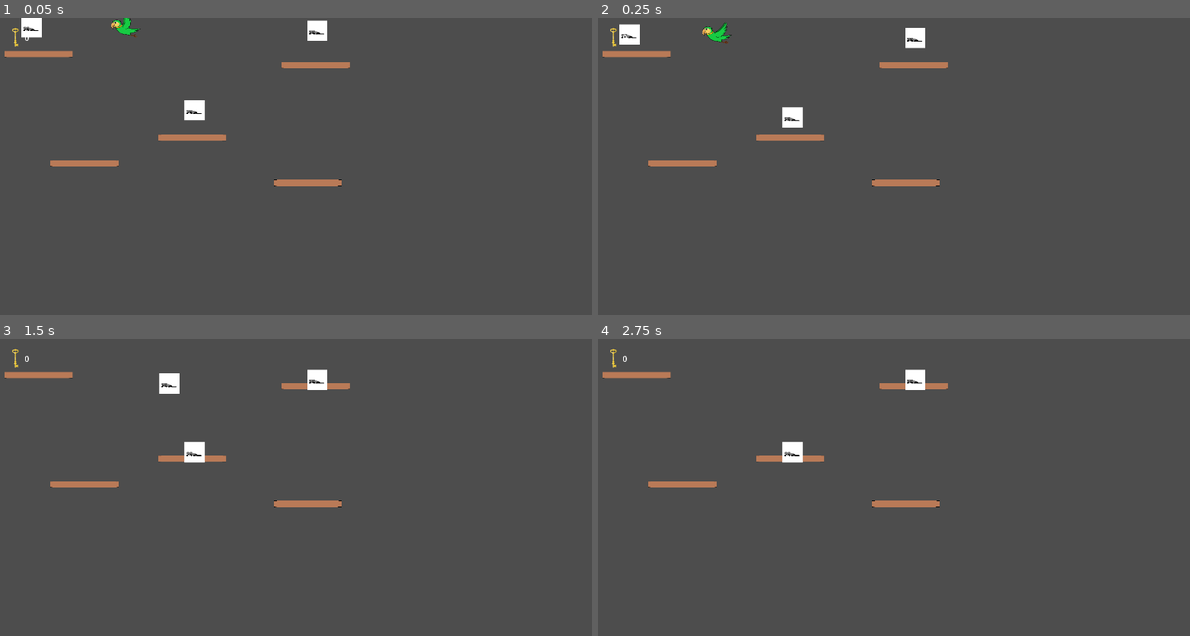
Above: before the commit, frames 1-4 (two rows, left to right).
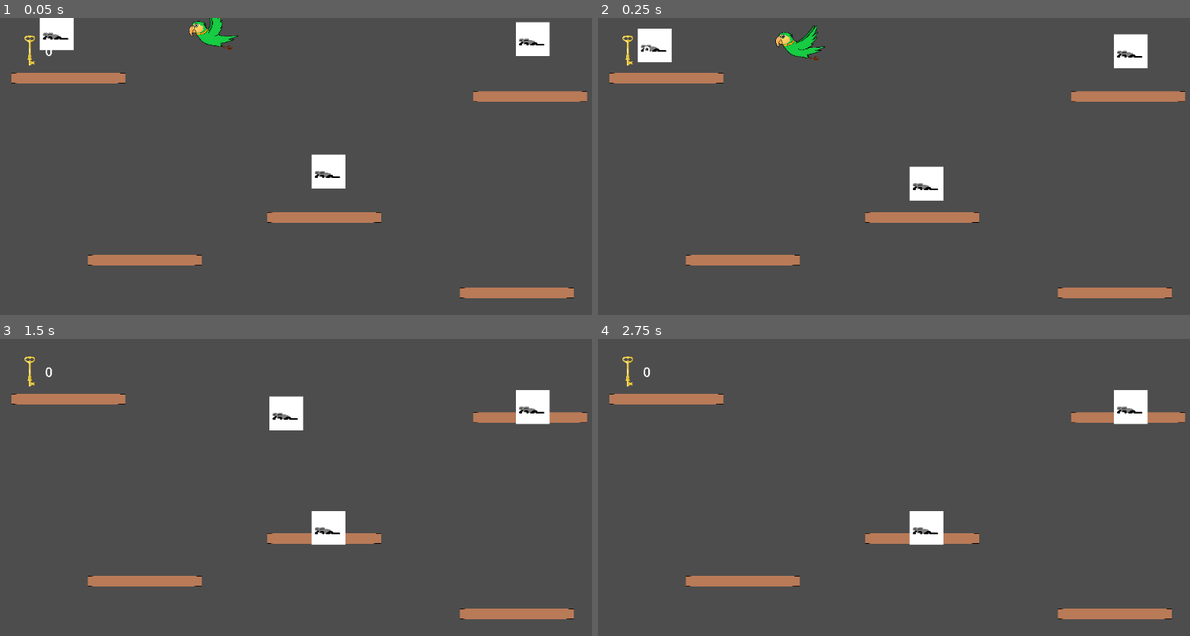
Above: after the commit, the same moments.

Repository: itaisinger/BrakeysJam2025
Game: Godot game, scene res://parrot/level/level.tscn
Two runs of this game, one before a commit and one after it. Both use one fixed random seed, a clock stepped at 60 frames per second and the inputs below.
Inputs:
- Up to frame 1 (0.05 s): no input
- Up to frame 2 (0.25 s): no input
- Up to frame 3 (1.5 s): tap Space (Jump) at 0.6, 0.77, 1.07 s; tap E (Curse) at 1.35 s
- Up to frame 4 (2.75 s): tap Space (Jump) at 1.52, 1.55, 1.82, 2.3 s; hold A (Look_Left) from 2.03 s (still down)

The runs differ from the first frame. In frame 1, 7.9% of the frame differs, in the area x 0-100%, y 0-95%; in frame 2, 7.8%; in frame 3, 6.9%; in frame 4, 6.0%.

Commit message:
idk

Diff:
--- a/poly-want-biscuit/Game/main_menu.gd
+++ b/poly-want-biscuit/Game/main_menu.gd
@@ -5,9 +5,11 @@
 	$VBoxContainer/StartButton.grab_focus()
 
 
+
+
+
 func _on_start_button_pressed() -> void:
 	get_tree().change_scene_to_file("res://parrot/level/level.tscn")
 
-
 func _on_quit_button_pressed() -> void:
 	get_tree().quit()
--- a/poly-want-biscuit/Game/main_menu.tscn
+++ b/poly-want-biscuit/Game/main_menu.tscn
@@ -1,17 +1,12 @@
-[gd_scene load_steps=3 format=3 uid="uid://chjlj8gjc5r6f"]
+[gd_scene load_steps=2 format=3 uid="uid://chjlj8gjc5r6f"]
 
 [ext_resource type="Script" uid="uid://c4usft0gwpmri" path="res://Game/main_menu.gd" id="1_yltbk"]
-[ext_resource type="PackedScene" uid="uid://bsfi2tkt8uodm" path="res://Game/background/background.tscn" id="2_gl5pw"]
 
 [node name="Main Menu" type="Control"]
 layout_mode = 3
 anchors_preset = 15
 anchor_right = 1.0
 anchor_bottom = 1.0
-offset_left = -706.0
-offset_top = -354.0
-offset_right = -1206.0
-offset_bottom = -728.0
 grow_horizontal = 2
 grow_vertical = 2
 script = ExtResource("1_yltbk")
@@ -24,30 +19,20 @@
 anchor_top = 0.5
 anchor_right = 0.5
 anchor_bottom = 0.5
-offset_left = -48.0
+offset_left = -22.5
 offset_top = -33.0
-offset_right = 48.0
+offset_right = 22.5
 offset_bottom = 33.0
 grow_horizontal = 2
 grow_vertical = 2
 
 [node name="StartButton" type="Button" parent="VBoxContainer"]
-texture_filter = 1
 layout_mode = 2
-focus_neighbor_top = NodePath("../QuitButton")
-text = "Start Game"
+text = "start"
 
 [node name="QuitButton" type="Button" parent="VBoxContainer"]
 layout_mode = 2
-size_flags_vertical = 4
-focus_neighbor_bottom = NodePath("../StartButton")
-text = "Quit"
-
-[node name="Background" parent="." instance=ExtResource("2_gl5pw")]
-
-[node name="Camera2D" type="Camera2D" parent="."]
-position = Vector2(709, 216)
-zoom = Vector2(2.5, 2.5)
+text = "quit"
 
 [connection signal="pressed" from="VBoxContainer/StartButton" to="." method="_on_start_button_pressed"]
 [connection signal="pressed" from="VBoxContainer/QuitButton" to="." method="_on_quit_button_pressed"]
--- a/poly-want-biscuit/project.godot
+++ b/poly-want-biscuit/project.godot
@@ -18,11 +18,6 @@
 [autoload]
 
 Globals="*res://globals.gd"
-
-[display]
-
-window/size/viewport_width=1920
-window/size/viewport_height=1080
 
 [input]
 
@@ -53,6 +48,7 @@
 "events": [Object(InputEventKey,"resource_local_to_scene":false,"resource_name":"","device":-1,"window_id":0,"alt_press …(192 unchanged characters)…
 ]
 }
+
 [rendering]
 
 textures/canvas_textures/default_texture_filter=0
